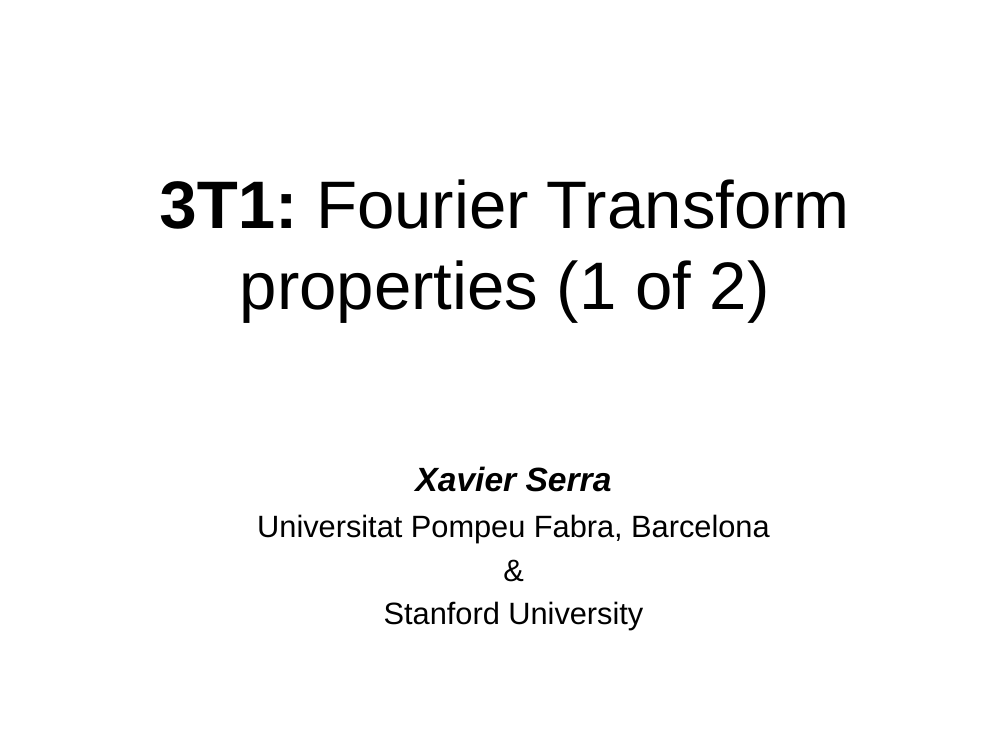
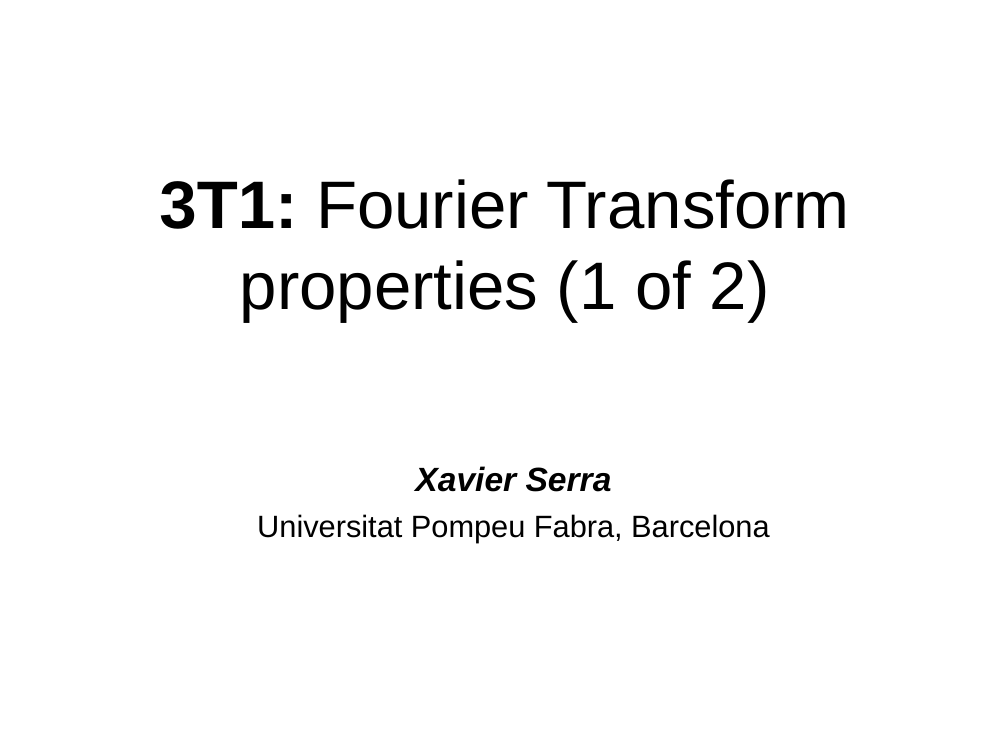
Before and after one commit to MTG/sms-tools, a slide deck: slide 1 of lectures/03-Fourier-properties/3T1-Fourier-properties-1.odp. Drawn at 1008x756 pixels with LibreOffice and Linux fonts; fonts in the diff are those of the drawing. Boxes give left, top, right and bottom in pixels: in the first picture for what was removed or moved away, otherwise in the second. Text is boxed around its words. In the diff, an @@ line names an element or a change of style, - is before the commit and + after.

Commit message:
small changes to lecture slides
changes some text in titles and references

```diff
--- a/lectures/03-Fourier-properties/3T1-Fourier-properties-1.odp
+++ b/lectures/03-Fourier-properties/3T1-Fourier-properties-1.odp
@@ text at <box>384,601,643,630</box>: paragraphs removed @@
-&
-Stanford University
```
Also in this commit, not shown: 9 other files.
